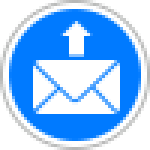
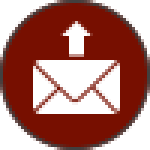
Layers edited between the first and the second 150x150 image:
painted on "Border" over [0, 0, 150, 150]
painted on "Background" over [0, 0, 150, 150]
